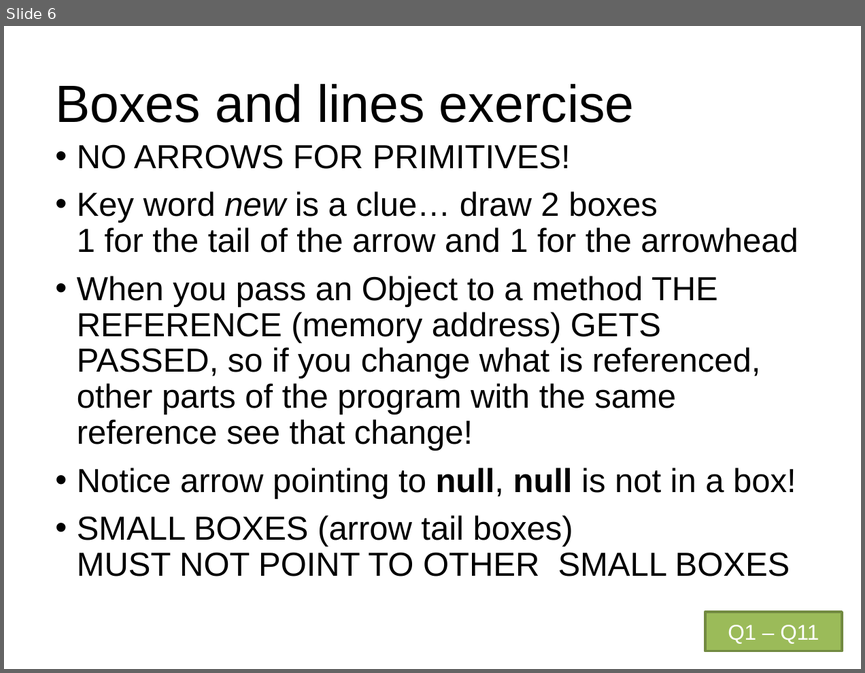
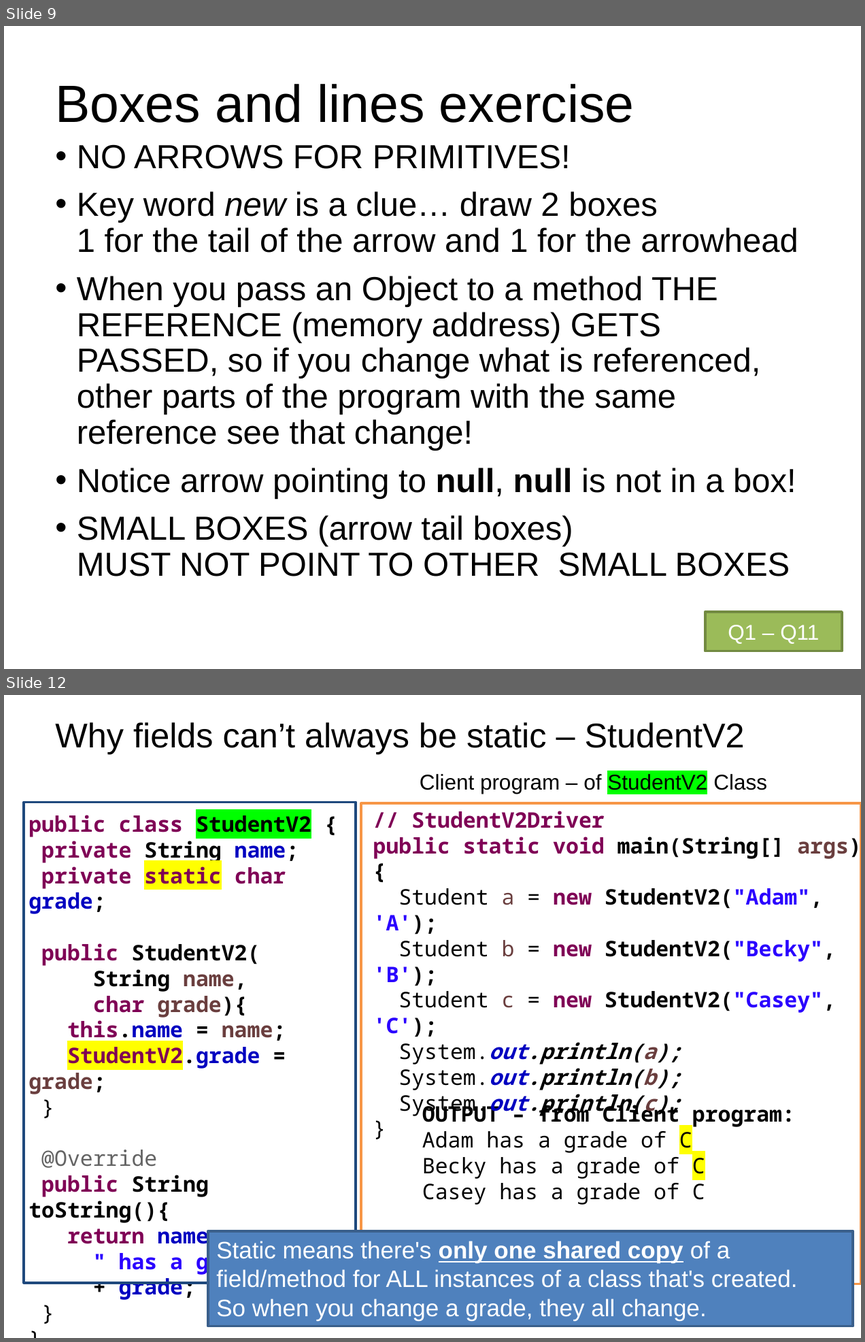
Before and after one commit to RHIT-CSSE/csse220, a slide deck: ClassMaterials/SimpleObjects/Slides/Part2-ObjectRefs.pptx. Shown one above the other, each under a label of ours: slide 6 before the commit, slides 9 and 12 after it; the slides between them are not shown. The pictures are 865x673 and 865x1342 pixels, drawn with LibreOffice and Linux fonts; fonts in the diff are those of the drawing. Boxes give left, top, right and bottom in pixels: in the first picture for what was removed or moved away, otherwise in the second. Text is boxed around its words. In the diff, an @@ line names an element or a change of style, - is before the commit and + after.

```diff
--- a/ClassMaterials/SimpleObjects/Slides/Part2-ObjectRefs.pptx
+++ b/ClassMaterials/SimpleObjects/Slides/Part2-ObjectRefs.pptx
@@ slide 12 added at [4,695,861,1338], background #FFFFFF @@
@@ title added at [55,722,745,754], 28.8 pt, text #000000 @@
+Why fields can’t always be static – StudentV2
@@ text added at [419,774,767,794], 18 pt, text #000000 @@
+Client program – of StudentV2 Class
@@ rectangle added at [24,802,356,1283], outline #1F497D 2 pt @@
@@ text added at [28,815,311,1274], 18 pt, text #7F0055, bold @@
+public class StudentV2 {
+private String name;
+private static char grade;
+public StudentV2(
+String name,
+char grade){
+this.name = name;
+StudentV2.grade = grade;
+}
+@Override
+public String toString(){
+return name +
+" has a grade of "
++ grade;
+}
+}
@@ rectangle added at [361,803,861,1284], outline #F79646 2 pt @@
@@ text added at [373,811,861,1116], 18 pt, text #000000, bold @@
+// StudentV2Driver
+public static void main(String[] args) {
+Student a = new StudentV2("Adam", 'A');
+Student b = new StudentV2("Becky", 'B');
+Student c = new StudentV2("Casey", 'C');
+System.out.println(a);
+System.out.println(b);
+System.out.println(c);
+}
@@ text added at [422,1102,795,1204], 18 pt, text #000000 @@
+OUTPUT – from Client program:
+Adam has a grade of C
+Becky has a grade of C
+Casey has a grade of C
@@ rectangle added at [208,1231,853,1325], fill #4F81BD, outline #3A5F8C 2 pt, 20 pt, text #FFFFFF @@
+Static means there's only one shared copy of a field/method for ALL instances of a class that's created.
+So when you change a grade, they all change.
@@ what was slide 6 is now slide 9 @@
```
Also in this commit, not shown: 16 other slides added, 3 other files.
